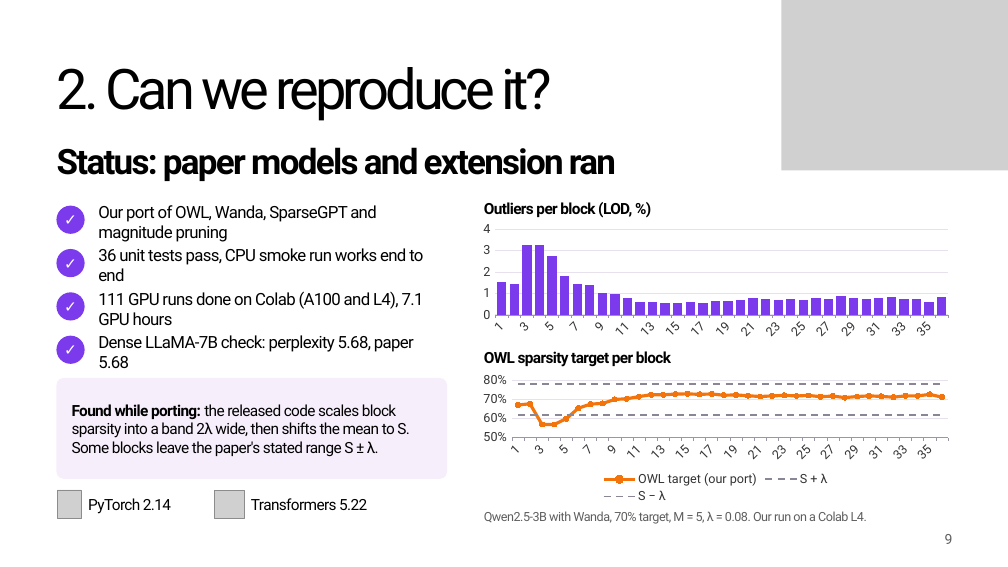
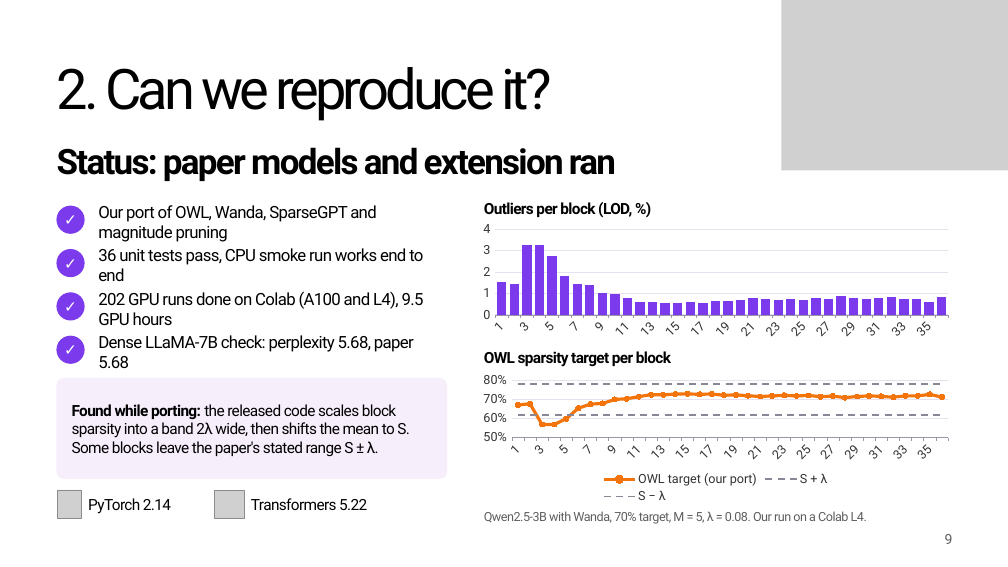
Before and after one commit to khangpt2k6/NLP_CLASS, a slide deck: slide 9 of presentation/ProjectPresentation_TKP-XGHN.pptx. Drawn at 1008x567 pixels with LibreOffice and Linux fonts; fonts in the diff are those of the drawing; grey boxes stand for pictures; background and template pictures are left out. Boxes give left, top, right and bottom in pixels: in the first picture for what was removed or moved away, otherwise in the second. Text is boxed around its words. In the diff, an @@ line names an element or a change of style, - is before the commit and + after.

```diff
--- a/presentation/ProjectPresentation_TKP-XGHN.pptx
+++ b/presentation/ProjectPresentation_TKP-XGHN.pptx
@@ text at (x1=98, y1=291, x2=424, y2=325): text changed @@
-111 GPU runs done on Colab (A100 and L4), 7.1 GPU hours
+202 GPU runs done on Colab (A100 and L4), 9.5 GPU hours
```
Also in this commit, not shown: 2 other slides changed, 45 other files.
